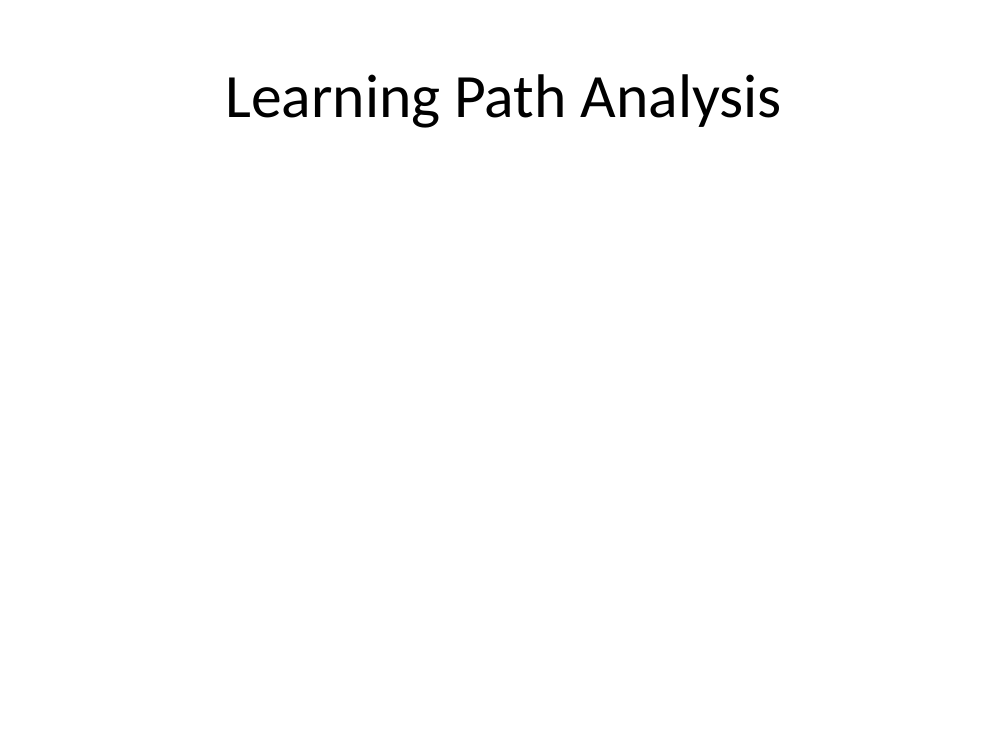
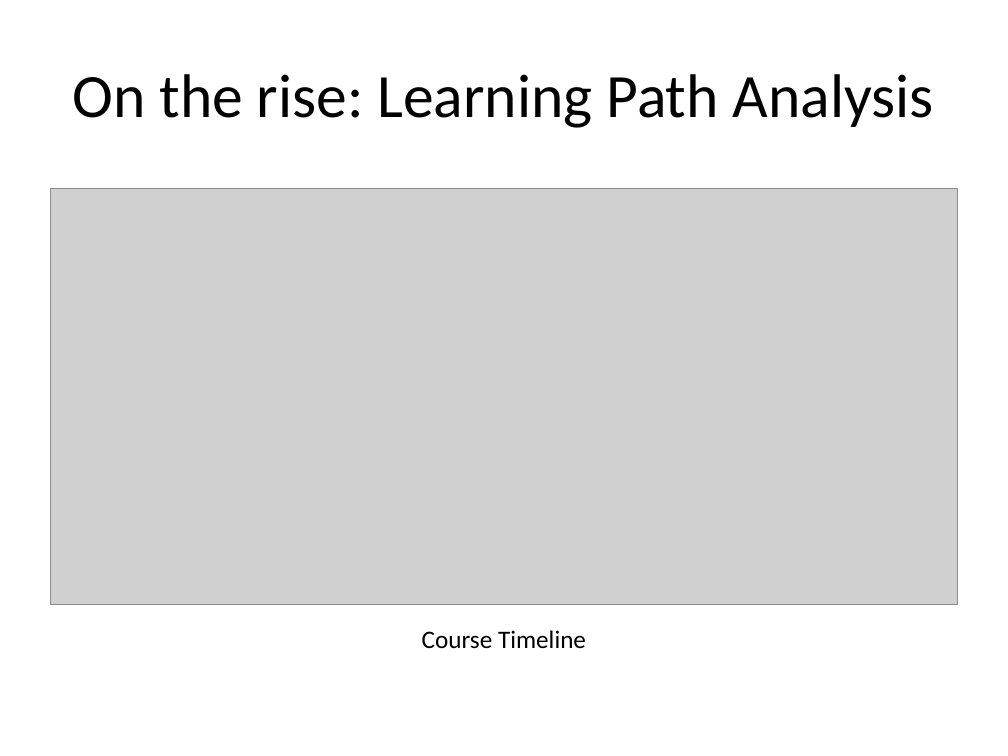
Before and after one commit to dietrichson/newport_2019, a slide deck: slide 39 of presentation/Learning_analytics_Newport_2019.pptx (slide 30 before the commit). Drawn at 1008x756 pixels with LibreOffice and Linux fonts; fonts in the diff are those of the drawing; grey boxes stand for pictures. Boxes give left, top, right and bottom in pixels: in the first picture for what was removed or moved away, otherwise in the second. Text is boxed around its words. In the diff, an @@ line names an element or a change of style, - is before the commit and + after.

```diff
--- a/presentation/Learning_analytics_Newport_2019.pptx
+++ b/presentation/Learning_analytics_Newport_2019.pptx
@@ title at [72, 74, 934, 128]: text changed @@
-Learning Path Analysis
+On the rise: Learning Path Analysis
@@ picture added at [50, 190, 958, 605] @@
@@ text added at [422, 630, 586, 649], 18 pt, text #000000 @@
+Course Timeline
```
Also in this commit, not shown: 6 other slides changed, 14 slides added, 2 slides removed, 12 other files.
